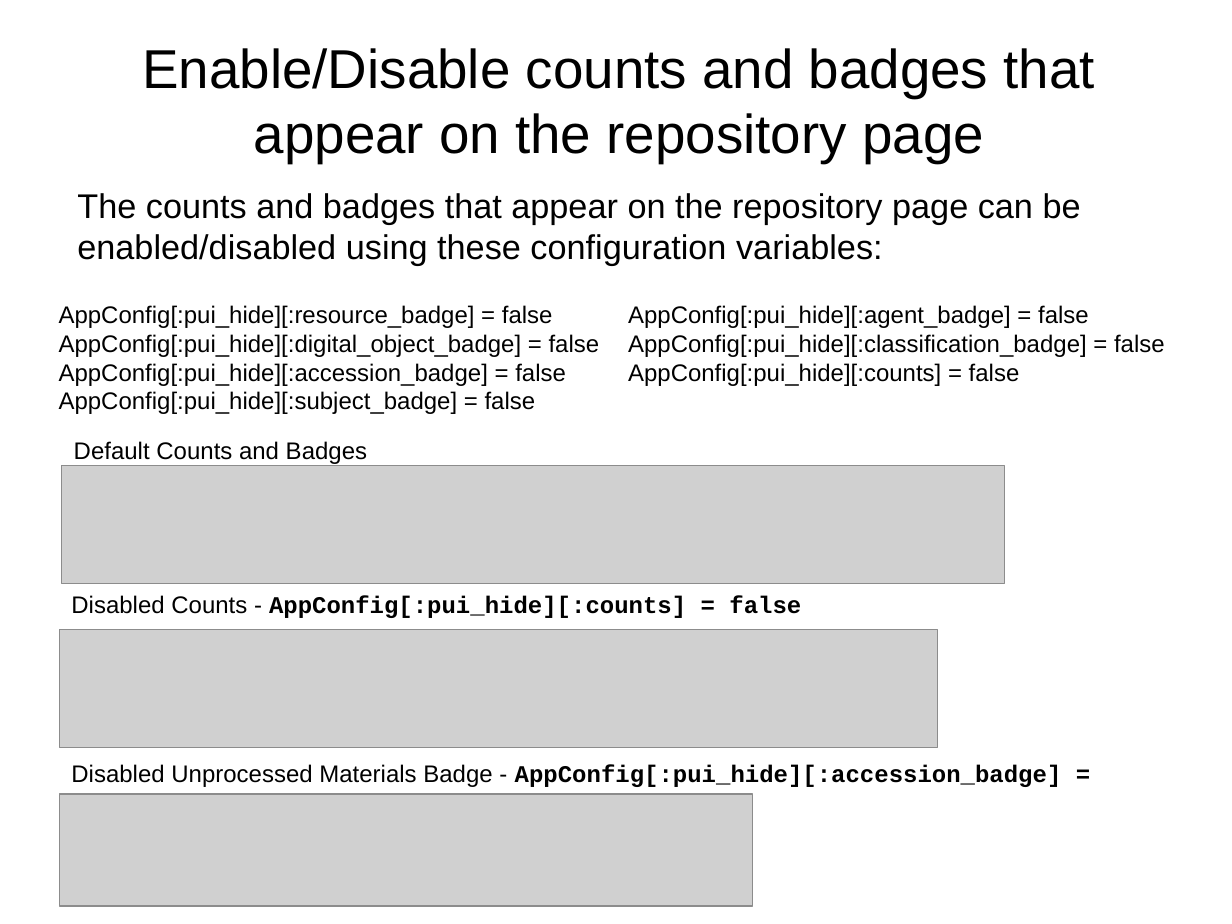
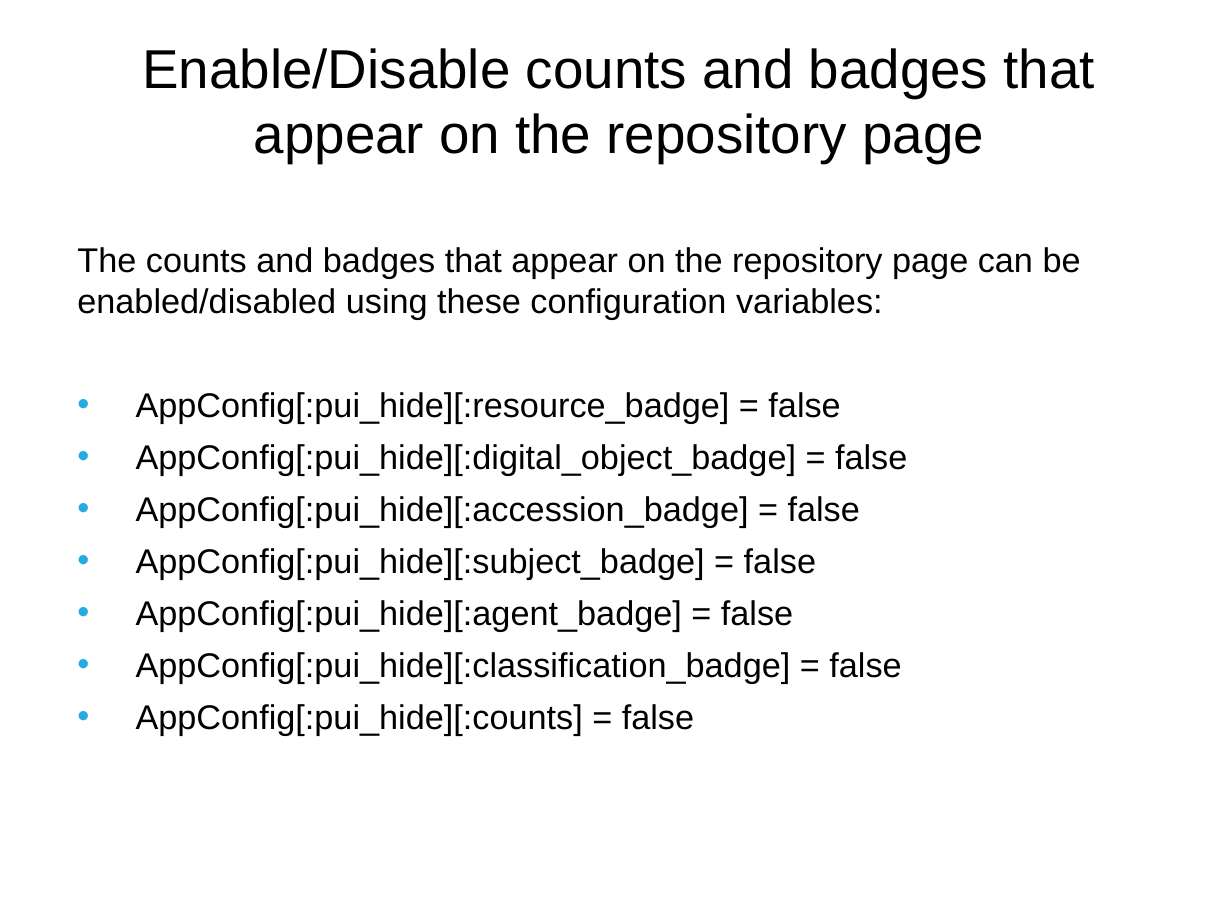
Before and after one commit to archivesspace/tech-docs, a slide deck: slide 8 of customization/customizing_PUI_examples/OnlineForumCustomizing.pptx (slide 11 before the commit). Drawn at 1232x924 pixels with LibreOffice and Linux fonts; fonts in the diff are those of the drawing; grey boxes stand for pictures; background and template pictures are left out. Boxes give left, top, right and bottom in pixels: in the first picture for what was removed or moved away, otherwise in the second. Text is boxed around its words. In the diff, an @@ line names an element or a change of style, - is before the commit and + after.

```diff
--- a/customization/customizing_PUI_examples/OnlineForumCustomizing.pptx
+++ b/customization/customizing_PUI_examples/OnlineForumCustomizing.pptx
@@ text "The counts and badges that ...": place and size @@
-text "The counts and badges that ..." at (77, 193, 1081, 266)
+text "The counts and badges that ..." at (77, 247, 1081, 736)
@@ text removed at (59, 305, 600, 414) @@
-AppConfig[:pui_hide][:resource_badge] = false
-AppConfig[:pui_hide][:digital_object_badge] = false
-AppConfig[:pui_hide][:accession_badge] = false
-AppConfig[:pui_hide][:subject_badge] = false
@@ text removed at (628, 305, 1165, 386) @@
-AppConfig[:pui_hide][:agent_badge] = false
-AppConfig[:pui_hide][:classification_badge] = false
-AppConfig[:pui_hide][:counts] = false
@@ text at (136, 392, 907, 736): paragraphs added @@
+• AppConfig[:pui_hide][:resource_badge] = false
+• AppConfig[:pui_hide][:digital_object_badge] = false
+• AppConfig[:pui_hide][:accession_badge] = false
+• AppConfig[:pui_hide][:subject_badge] = false
+• AppConfig[:pui_hide][:agent_badge] = false
+• AppConfig[:pui_hide][:classification_badge] = false
+• AppConfig[:pui_hide][:counts] = false
@@ text removed at (74, 441, 367, 464) @@
-Default Counts and Badges
@@ picture removed at (62, 466, 1004, 584) @@
@@ text removed at (71, 595, 801, 618) @@
-Disabled Counts - AppConfig[:pui_hide][:counts] = false
@@ picture removed at (59, 630, 938, 748) @@
@@ text removed at (71, 764, 1062, 795) @@
-Disabled Unprocessed Materials Badge - AppConfig[:pui_hide][:accession_badge] = false
@@ picture removed at (59, 795, 753, 907) @@
```
Also in this commit, not shown: 27 other slides changed, 6 slides added, 1 slide removed, 2 other files.
